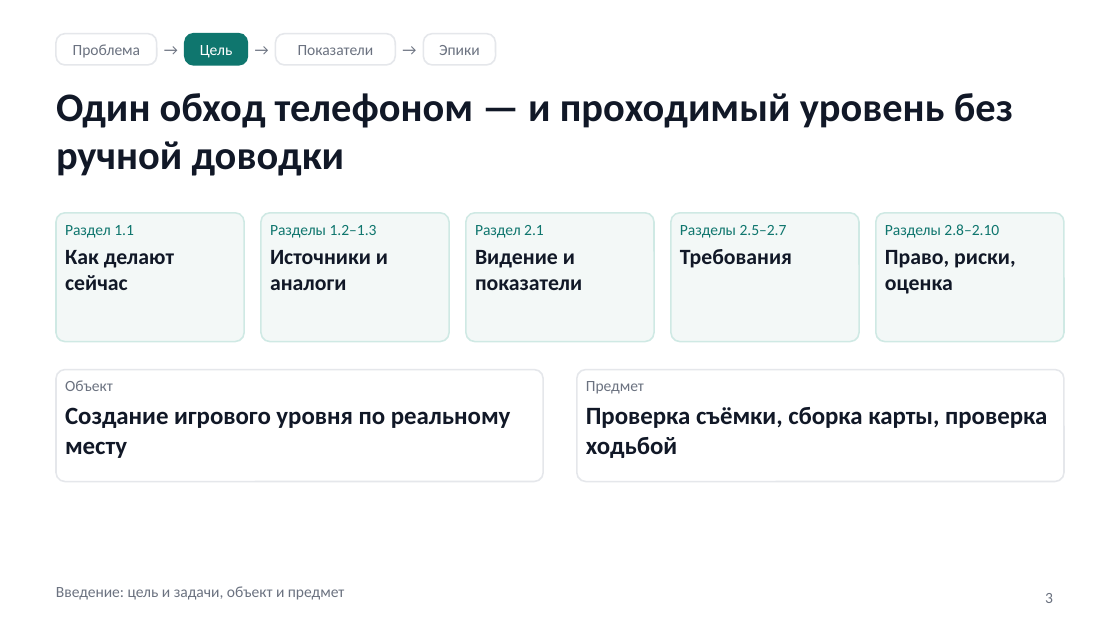
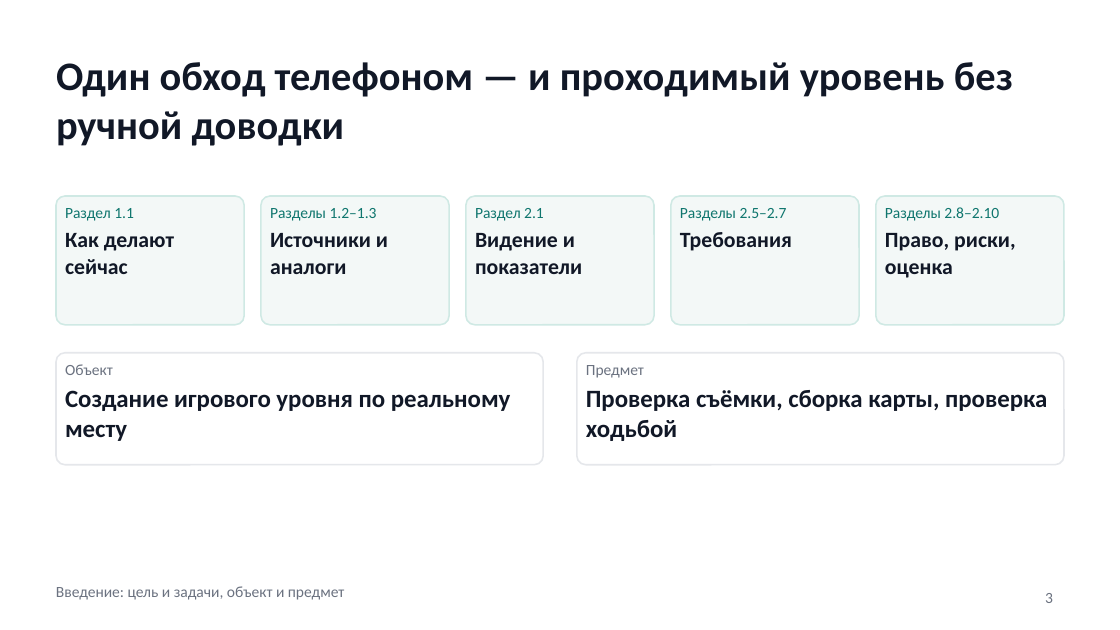
Before and after one commit to KalashnikovKV/nvc-business-analysis, a slide deck: slide 3 of wireframes/NVC-Maps-защита.pptx. Drawn at 1120x630 pixels with LibreOffice and Linux fonts; fonts in the diff are those of the drawing. Boxes give left, top, right and bottom in pixels: in the first picture for what was removed or moved away, otherwise in the second. Text is boxed around its words. In the diff, an @@ line names an element or a change of style, - is before the commit and + after.

```diff
--- a/wireframes/NVC-Maps-защита.pptx
+++ b/wireframes/NVC-Maps-защита.pptx
@@ title "Один обход телефоном — и ...": place and size @@
-title "Один обход телефоном — и ..." at [56, 93, 1013, 176]
+title "Один обход телефоном — и ..." at [56, 62, 1013, 146]
@@ rounded rectangle removed at [56, 34, 157, 65] @@
@@ text removed at [73, 44, 140, 58] @@
-Проблема
@@ text removed at [157, 34, 185, 65] @@
-→
@@ rounded rectangle removed at [185, 34, 248, 65] @@
@@ text removed at [200, 45, 232, 58] @@
-Цель
@@ text removed at [248, 34, 276, 65] @@
-→
@@ rounded rectangle removed at [276, 34, 395, 65] @@
@@ text removed at [298, 45, 374, 55] @@
-Показатели
@@ text removed at [395, 34, 423, 65] @@
-→
@@ rounded rectangle removed at [423, 34, 496, 65] @@
@@ text removed at [439, 45, 480, 55] @@
-Эпики
@@ 7 texts, 7 rounded rectangles: place and size @@
-7 texts, 7 rounded rectangles at [56, 213, 1064, 482]
+7 texts, 7 rounded rectangles at [56, 196, 1064, 465]
```
Also in this commit, not shown: 7 other slides changed, 3 slides removed, 9 other files.
